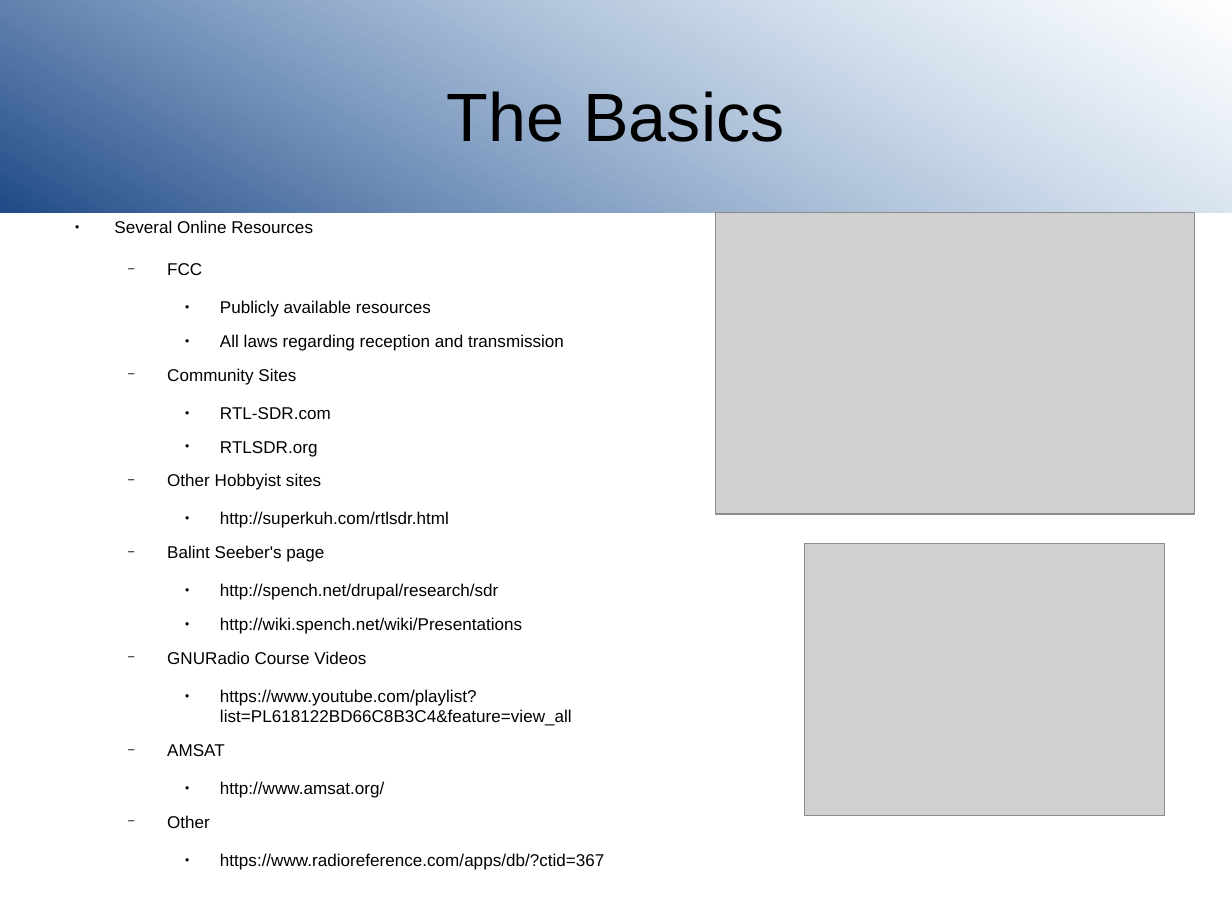
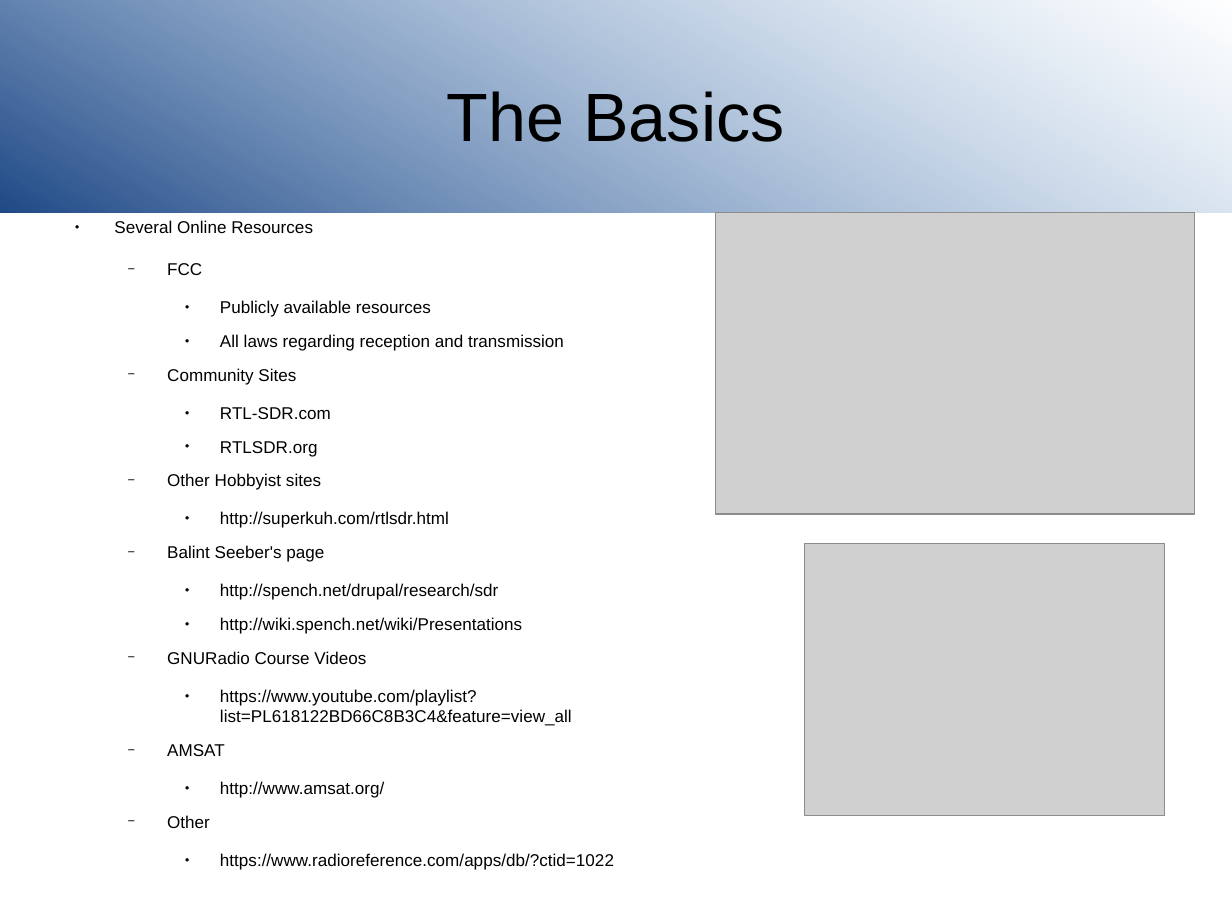
Before and after one commit to joeblankenship1/SDR, a slide deck: slide 11 of SDRclassPresentation.odp. Drawn at 1232x924 pixels with LibreOffice and Linux fonts; fonts in the diff are those of the drawing; grey boxes stand for pictures; background and template pictures are left out. Boxes give left, top, right and bottom in pixels: in the first picture for what was removed or moved away, otherwise in the second. Text is boxed around its words. In the diff, an @@ line names an element or a change of style, - is before the commit and + after.

```diff
--- a/SDRclassPresentation.odp
+++ b/SDRclassPresentation.odp
@@ text at [220,853,614,870]: text changed @@
-    ● https://www.radioreference.com/apps/db/?ctid=367
+    ● https://www.radioreference.com/apps/db/?ctid=1022
```
Also in this commit, not shown: 2 other slides changed, 4 other files.
